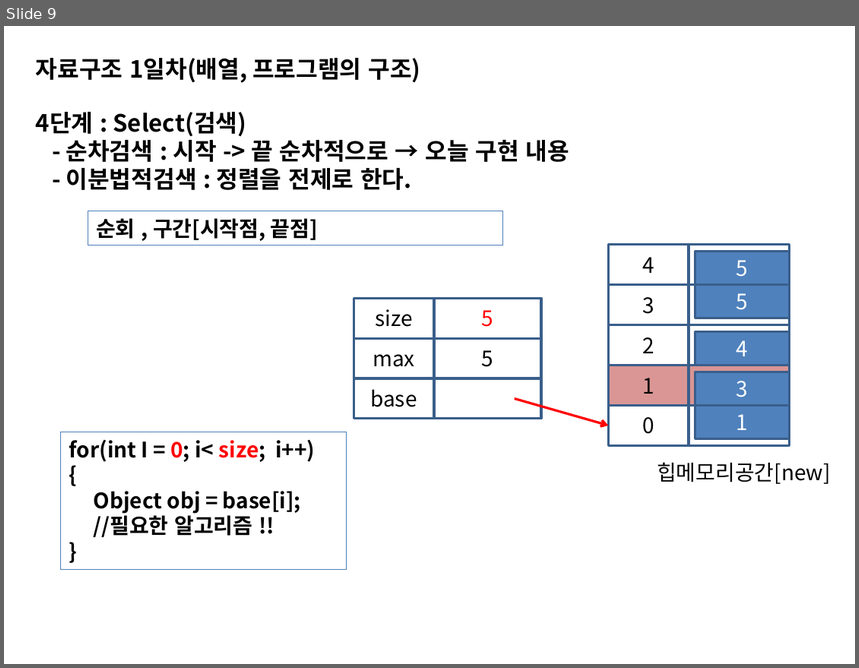
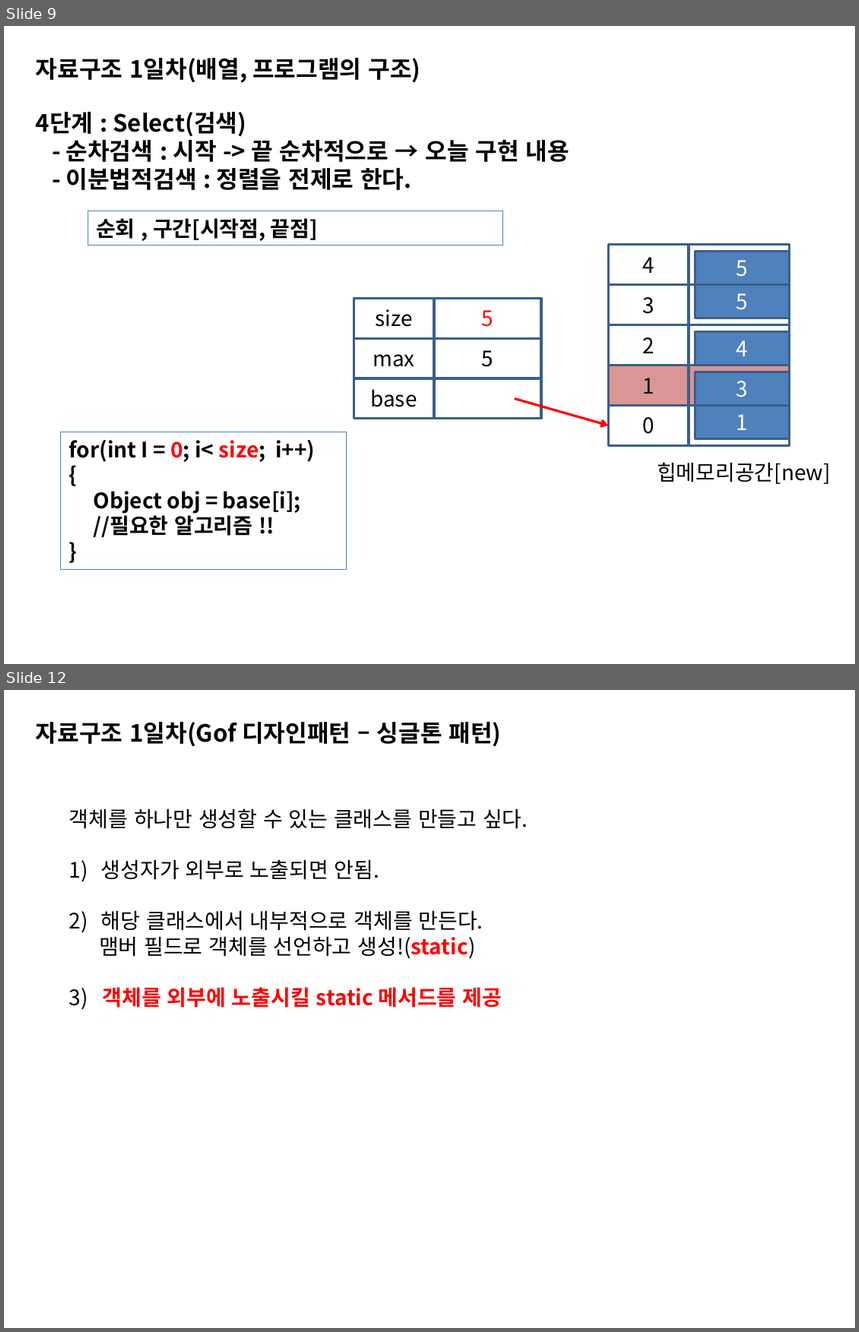
Before and after one commit to sing2song/TILDS, a slide deck: Java자료구조.pptx. Shown one above the other, each under a label of ours: slide 9 before the commit, slides 9 and 12 after it; the slides between them are not shown. The pictures are 859x668 and 859x1332 pixels, drawn with LibreOffice and Linux fonts; fonts in the diff are those of the drawing. Boxes give left, top, right and bottom in pixels: in the first picture for what was removed or moved away, otherwise in the second. Text is boxed around its words. In the diff, an @@ line names an element or a change of style, - is before the commit and + after.

```diff
--- a/Java자료구조.pptx
+++ b/Java자료구조.pptx
@@ slide 12 added at box(4, 690, 855, 1328), background #FFFFFF @@
@@ text added at box(36, 722, 501, 746), 20 pt, text #000000, bold @@
+자료구조 1일차(Gof 디자인패턴 – 싱글톤 패턴)
@@ text added at box(69, 809, 528, 1010), 18 pt, text #000000 @@
+객체를 하나만 생성할 수 있는 클래스를 만들고 싶다.
+1) 생성자가 외부로 노출되면 안됨.
+2) 해당 클래스에서 내부적으로 객체를 만든다.
+맴버 필드로 객체를 선언하고 생성!(static)
+3) 객체를 외부에 노출시킬 static 메서드를 제공
```
Also in this commit, not shown: 2 slides changed, 6 other slides added, 3 other files.
